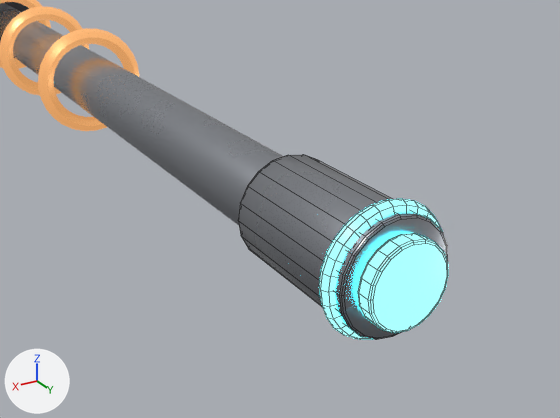
An edit to the Blender file models/future_weapons/zarya4_laser_rifle.blend, drawn before and after from the same camera.
Both versions are drawn from a 50 mm camera at (0.0859, 0.98, 0.1601) aimed at (0.0208, 0.8716, 0.1059). The axes (+X, +Y, +Z) are drawn at lower left. The lights are the same throughout. The older version comes first. Mesh edges are drawn as thin lines on the coarser meshes.

In view in the first picture: 'SM_Zarya4_Barrel', 'SM_Zarya4_CoilRing_2', 'SM_Zarya4_CoilRing_3', 'SM_Zarya4_MuzzleBrake', 'SM_Zarya4_MuzzleGlow', 'SM_Zarya4_MuzzleRing' and 2 more.
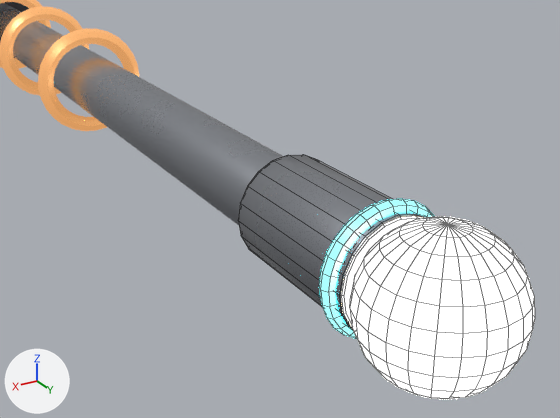
Pixel boxes (x1, y1, x2, y2) of what changed, in the pictures (560 x 418 px):
'zarya4.flash', added
    after: (350, 217, 535, 399)
'SM_Zarya4_MuzzleGlow', unchanged, covered by the edit
    before: (358, 233, 448, 333)

The change, as a list of edits to the scene's bpy script:
```text
Add mat_m_zarya4_flash:
    mat_m_zarya4_flash = bpy.data.materials.new('M_zarya4_Flash')
    # nodes: BsdfPrincipled, MapRange, OutputMaterial, TexCoord, TexNoise
    # colours: black #000000, beige #ffe7aa
Add me_zarya4_flash:
    me_zarya4_flash.from_pydata(...)  # a UV sphere (24 segments, 12 rings, poles along z) spanning x -0.016..0.016, y 0.876..0.908, z 0.074..0.106
    me_zarya4_flash.polygons.foreach_set('use_smooth', [True] * 288)
    me_zarya4_flash.materials.append(mat_m_zarya4_flash)
Add ob_zarya4_flash:
    ob_zarya4_flash = bpy.data.objects.new('zarya4.flash', me_zarya4_flash)
    ob_zarya4_flash.location = (0.0, 0.0, 0.0)
```
